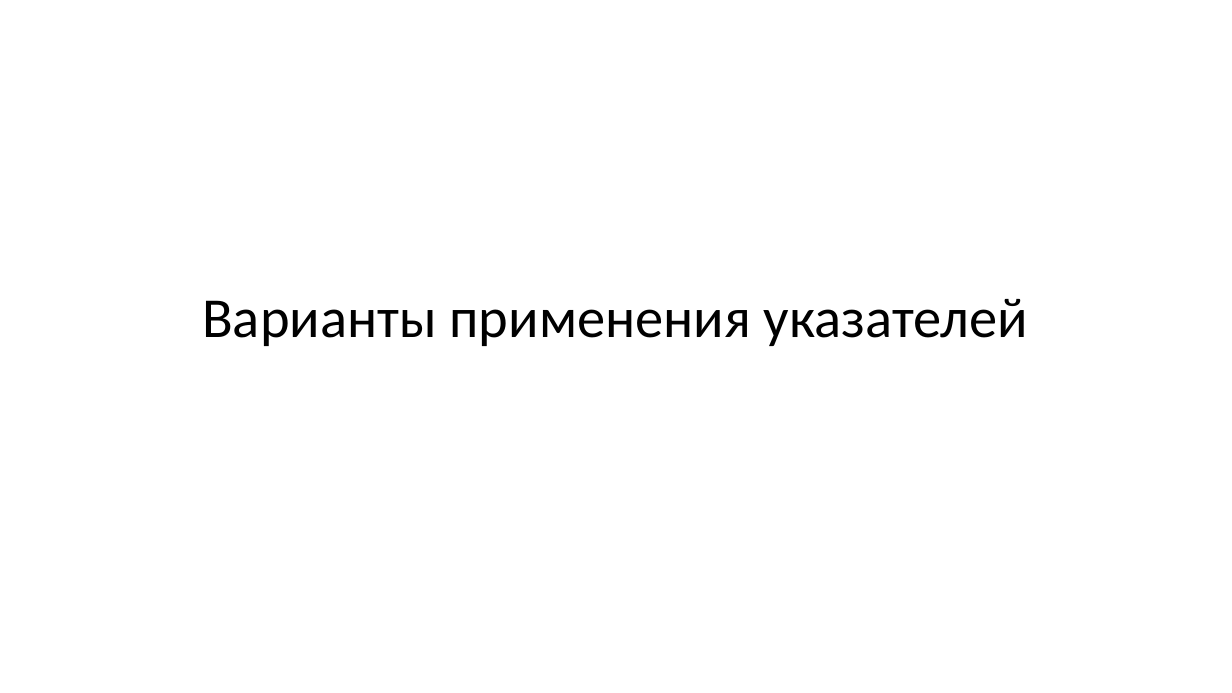
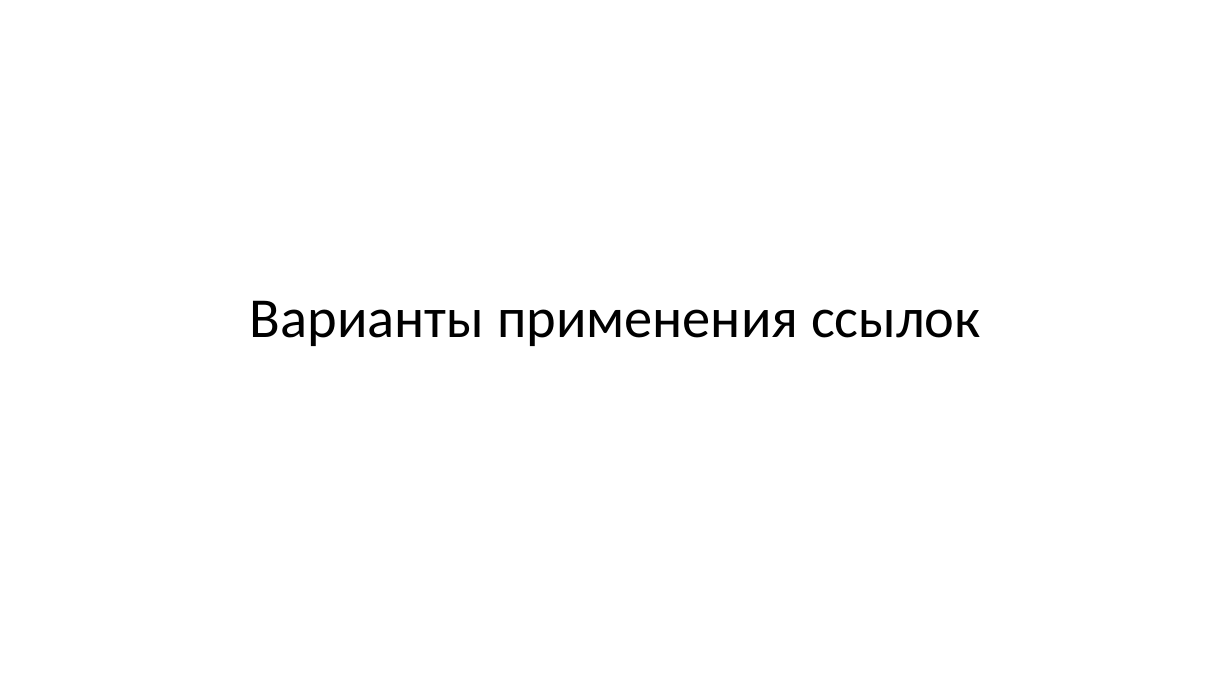
Before and after one commit to VladimirChabanov/alg_and_prog_2025, a slide deck: slide 83 of 01_lectures/lecture_09/presentation_cpp.pptx. Drawn at 1232x693 pixels with LibreOffice and Linux fonts; fonts in the diff are those of the drawing. Boxes give left, top, right and bottom in pixels: in the first picture for what was removed or moved away, otherwise in the second. Text is boxed around its words. In the diff, an @@ line names an element or a change of style, - is before the commit and + after.

```diff
--- a/01_lectures/lecture_09/presentation_cpp.pptx
+++ b/01_lectures/lecture_09/presentation_cpp.pptx
@@ text at (250,300,981,346): text changed @@
-Варианты применения указателей
+Варианты применения ссылок
```
Also in this commit, not shown: 7 other slides changed, 2 other files.
